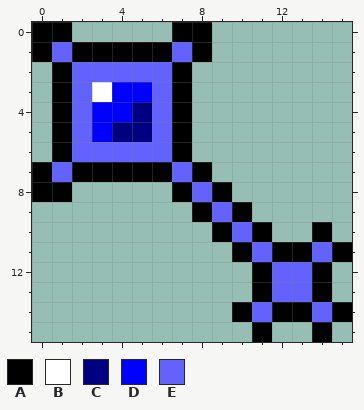
Edited in one commit: pixel-art file (res/sprite/key12.aseprite). Above: the version before the commit.
16x16 pixels, 1 frame.
Palette (. is transparent): A #000000  B #ffffff  C #000080  D #0000ff  E #6262ff
Pixels before, first column x 0:
 0 AA.....AA.......
 1 AEAAAAAEA.......
 2 .AEEEEEA........
 3 .AEBDDEA........
 4 .AEDDCEA........
 5 .AEDCCEA........
 6 .AEEEEEA........
 7 AEAAAAAEA.......
 8 AA.....AEA......
 9 ........AEA.....
10 .........AEA..A.
11 ..........AEAAEA
12 ...........AEEA.
13 ...........AEEA.
14 ..........AEAAEA
15 ...........A..A.
Now the later version:
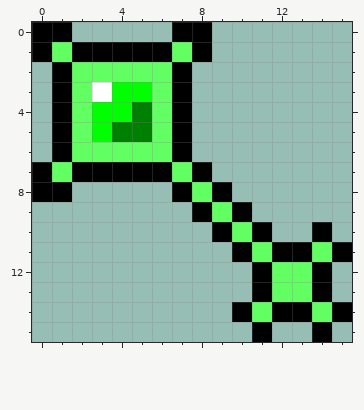
Change:
colour C: #000080 -> #008000
colour D: #0000ff -> #00ff00
colour E: #6262ff -> #62ff62
Boxes around the changes in both pictures, in picture pixels (x1, y1, x2, y2):
changed: (52, 42, 332, 322)
